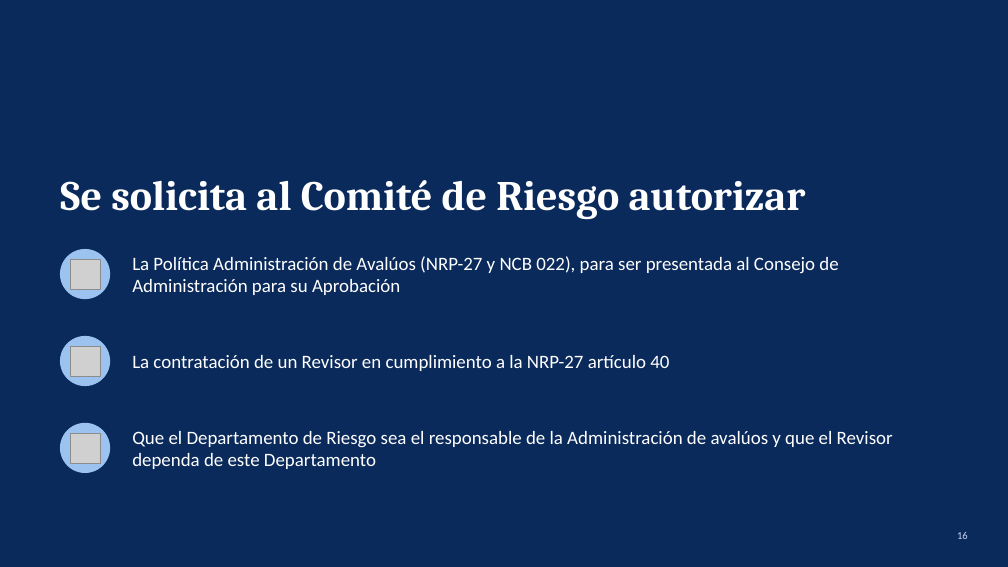
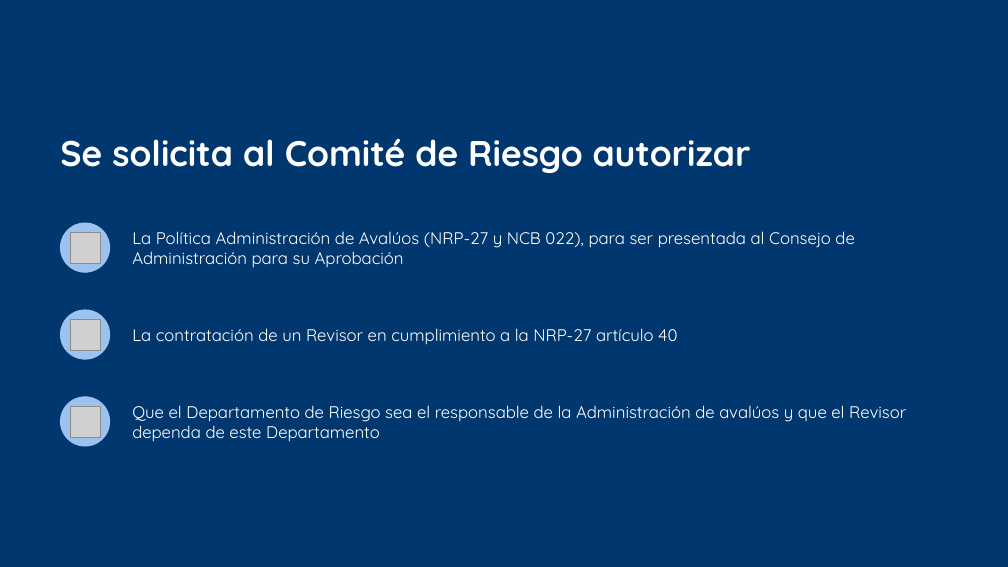
Before and after one commit to menjivar201280/riesgo, a slide deck: slide 16 of administracion-avaluos/Proyecto_Administracion_de_Avaluos.pptx. Drawn at 1008x567 pixels with LibreOffice and Linux fonts; fonts in the diff are those of the drawing; grey boxes stand for pictures; background and template pictures are left out. Boxes give left, top, right and bottom in pixels: in the first picture for what was removed or moved away, otherwise in the second. Text is boxed around its words. In the diff, an @@ line names an element or a change of style, - is before the commit and + after.

```diff
--- a/administracion-avaluos/Proyecto_Administracion_de_Avaluos.pptx
+++ b/administracion-avaluos/Proyecto_Administracion_de_Avaluos.pptx
@@ background #0A2A5C to #00376E @@
@@ title "Se solicita al Comité de ..." moved from (x1=60, y1=180, x2=806, y2=220) to (x1=60, y1=138, x2=751, y2=173) @@
@@ title "Se solicita al Comité de ..." at (x1=60, y1=138, x2=751, y2=173): size 40 to 34 pt, font Cambria to Quicksand @@
@@ picture added at (x1=70, y1=233, x2=101, y2=263) @@
@@ size 18 to 16 pt, font Calibri to Quicksand in 3 elements at (x1=132, y1=328, x2=677, y2=345), (x1=132, y1=405, x2=906, y2=442), (x1=132, y1=231, x2=854, y2=268) @@
@@ picture removed at (x1=70, y1=259, x2=101, y2=290) @@
@@ picture added at (x1=70, y1=320, x2=101, y2=350) @@
@@ picture removed at (x1=70, y1=346, x2=101, y2=377) @@
@@ 3 texts, 3 ellipses moved together from (x1=60, y1=250, x2=893, y2=473) to (x1=60, y1=223, x2=906, y2=446) @@
@@ picture added at (x1=70, y1=407, x2=101, y2=437) @@
@@ picture removed at (x1=70, y1=433, x2=101, y2=464) @@
@@ page number removed at (x1=957, y1=532, x2=968, y2=539) @@
-16
```
Also in this commit, not shown: 15 other slides changed, 2 slides added.
